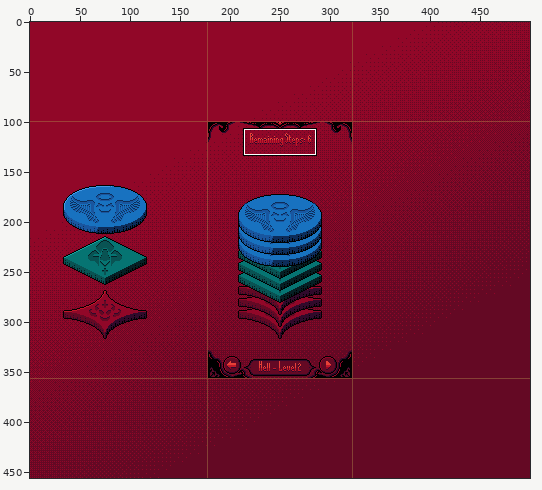
A pixel-art file gets an edit: Succubus/Sprites/TemplateScreen.aseprite. Above: a wide view before the commit, with the close-up outlined.
Close-up. Old version:
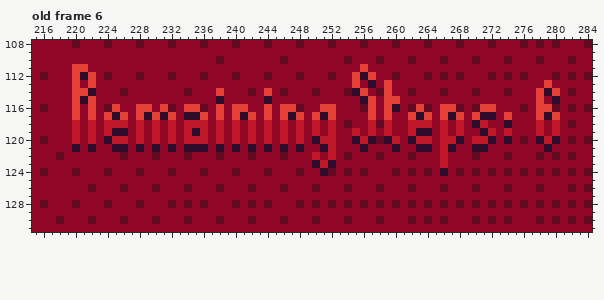
500x456 pixels, 7 frames. Colours within 5 levels of each other are drawn and written as one. Shown: old frame 6: x 215..284, y 108..131. The commit also changed other frames or places, which this record leaves out.
The result:
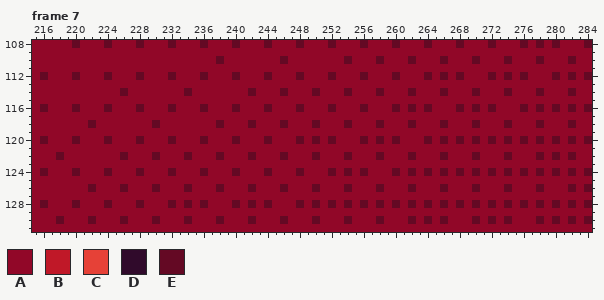
Palette (. is transparent): A #910728  B #c01828  C #e64137  D #300a2b  E #640924
A new or re-ordered frame is compared with the old frame closest to it.
Changes in this commit:
frames 7 -> 8
--- frame 7 is new; against old frame 6, layer "Chat Top"
@@ x 215..284 @@
 110 AAAAAAAAAAAAAAAAAAAAAAAEAAAAAAAEAAAAAAAEAAAEAAAEAAAEAAAEAAAEAAAEAAAEAA
-111 AAAAACCAAAAAAAAAAAAAAAAAAAAAAAAAAAAAAAAAACAAAAAAAAAAAAAAAAAAAAAAAAAAAA
-112 AEAAACDCAEAAAEAAAEAAAEAAAEAAAEAAAEAAAEAACDCAAEAAAEAEAEAAAEAEAEAAAEAEAE
-113 AAAAACACAAAAAAAAAAAAAAAAAAAAAAAAAAAAAAAACADACAAAAAAAAAAAAAAAAAAACAAAAA
-114 AAAAACCDAAAEAAAAAAAEAAACAAAEACAEAAAEAAAEDCAECAAEAAAEAAAEAAAEAAACDCAEAA
-115 AAAAACDCAAAAAAAAAAAAAAADAAAAADAAAAAAAAAAADCACCAAAAAAAAAAAAAAAAACADAAAA
-116 AEAAACACAECAACCACEACCEACACCAACACCEAACCAAAECACDAECEACCEAECCAAAEACCEAEAE
-117 AAAAACACACDCACDCDCADDCACACDCACACDCACDCAAAACACAACDCACDCACDDACAAACDCAAAA
-118 AAAAABABABBBABABABABBBABABABABABABABABAEAABEBAABBBABABADBAADAAABABAEAA
-119 AAAAABABABDDABABABABDBABABABABABABABABAABABABAABDDABABAADBABAAABABAAAA
-120 AEAAABABADBBABABABABBBABABABABABABADBBAADBDEDBADBBABBDABBDADAEADBDAEAE
-121 AAAAADADAADDADADADADDDADADADADADADAADBAAADAAADAADDABDAADDAAAAAAADAAAAA
-122 AAAEAAAAAAAEAAAEAAAEAAAEAAAEAAAEAAABABAEAAAEAAAEAAABAAAEAAAEAAAEAEAEAA
-123 AAAAAAAAAAAAAAAAAAAAAAAAAAAAAAAAAAADBDAAAAAAAAAAAAABAAAAAAAAAAAAAAAAAA
-124 AEAAAEAAAEAAAEAAAEAAAEAAAEAAAEAAAEAADEAEAEAAAEAEAEADAEAEAEAEAEAEAEAEAE
+111 AAAAAAAAAAAAAAAAAAAAAAAAAAAAAAAAAAAAAAAAAAAAAAAAAAAAAAAAAAAAAAAAAAAAAA
+112 AEAAAEAAAEAAAEAAAEAAAEAAAEAAAEAAAEAAAEAAAEAAAEAAAEAEAEAAAEAEAEAAAEAEAE
+113 AAAAAAAAAAAAAAAAAAAAAAAAAAAAAAAAAAAAAAAAAAAAAAAAAAAAAAAAAAAAAAAAAAAAAA
+114 AAAAAAAAAAAEAAAAAAAEAAAAAAAEAAAEAAAEAAAEAAAEAAAEAAAEAAAEAAAEAAAEAAAEAA
+115 AAAAAAAAAAAAAAAAAAAAAAAAAAAAAAAAAAAAAAAAAAAAAAAAAAAAAAAAAAAAAAAAAAAAAA
+116 AEAAAEAAAEAAAEAAAEAAAEAAAEAAAEAAAEAAAEAAAEAAAEAEAEAAAEAEAEAAAEAEAEAEAE
+117 AAAAAAAAAAAAAAAAAAAAAAAAAAAAAAAAAAAAAAAAAAAAAAAAAAAAAAAAAAAAAAAAAAAAAA
+118 AAAAAAAEAAAAAAAEAAAAAAAEAAAEAAAEAAAEAAAEAAAEAAAEAAAEAAAEAAAEAAAEAAAEAA
+119 AAAAAAAAAAAAAAAAAAAAAAAAAAAAAAAAAAAAAAAAAAAAAAAAAAAAAAAAAAAAAAAAAAAAAA
+120 AEAAAEAAAEAAAEAAAEAAAEAAAEAAAEAAAEAEAEAAAEAEAEAAAEAEAEAEAEAEAEAEAEAEAE
+121 AAAAAAAAAAAAAAAAAAAAAAAAAAAAAAAAAAAAAAAAAAAAAAAAAAAAAAAAAAAAAAAAAAAAAA
+122 AAAEAAAAAAAEAAAEAAAEAAAEAAAEAAAEAAAEAAAEAAAEAAAEAAAEAAAEAAAEAAAEAEAEAA
+123 AAAAAAAAAAAAAAAAAAAAAAAAAAAAAAAAAAAAAAAAAAAAAAAAAAAAAAAAAAAAAAAAAAAAAA
+124 AEAAAEAAAEAAAEAAAEAAAEAAAEAAAEAAAEAAAEAEAEAAAEAEAEAEAEAEAEAEAEAEAEAEAE
 125 AAAAAAAAAAAAAAAAAAAAAAAAAAAAAAAAAAAAAAAAAAAAAAAAAAAAAAAAAAAAAAAAAAAAAA
Boxes around the changes in both close-ups, in picture pixels (x1, y1, x2, y2):
changed: (72, 64, 512, 176)
changed: (536, 80, 560, 152)
